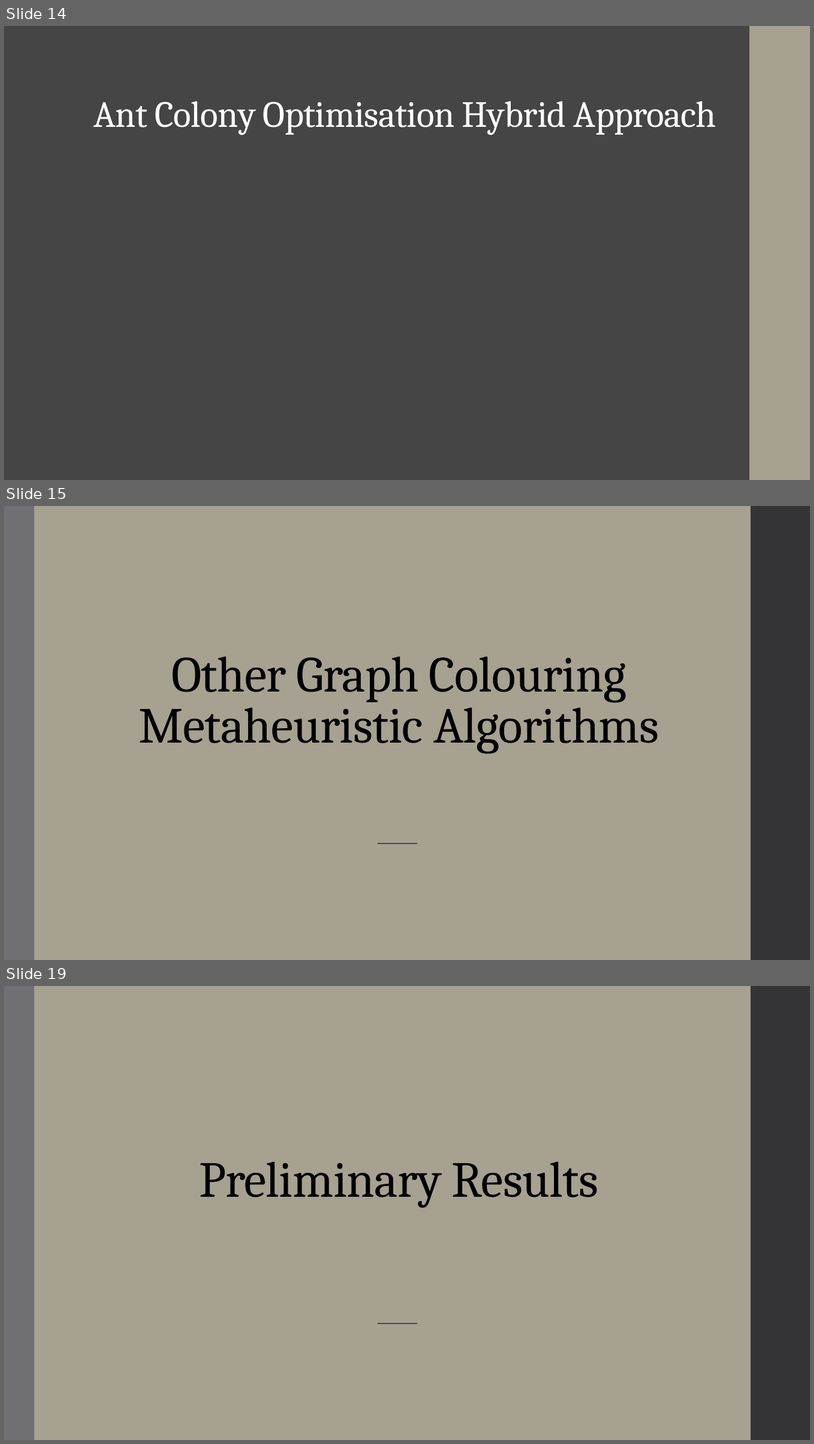
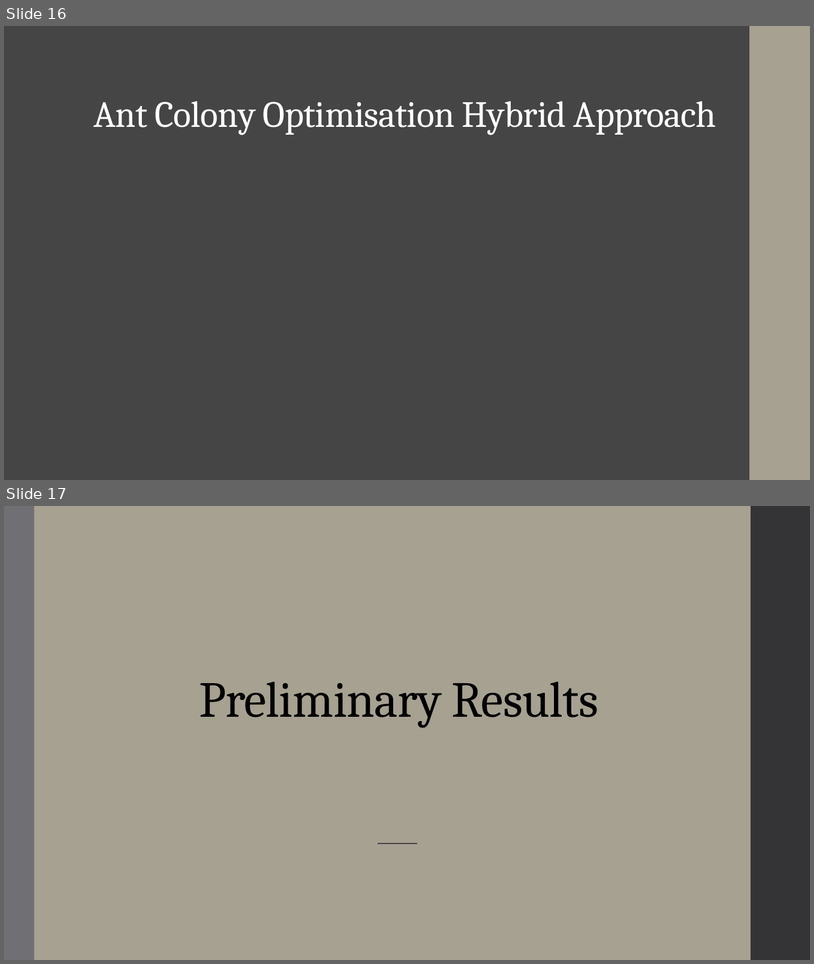
Before and after one commit to jwhowes/project, a slide deck: presentation_1_shorter.pptx. Shown one above the other, each under a label of ours: slides 14, 15 and 19 before the commit, slides 16 and 17 after it; the slides between them are not shown. The pictures are 814x1444 and 814x964 pixels, drawn with LibreOffice and Linux fonts; fonts in the diff are those of the drawing; grey boxes stand for pictures. Boxes give left, top, right and bottom in pixels: in the first picture for what was removed or moved away, otherwise in the second. Text is boxed around its words. In the diff, an @@ line names an element or a change of style, - is before the commit and + after.

```diff
--- a/presentation_1_shorter.pptx
+++ b/presentation_1_shorter.pptx
@@ slide 15 removed at bbox=[4, 506, 810, 960], background #A7A192; not listed: 1 template element that a slide beside it also shows @@
@@ rectangle removed at bbox=[4, 506, 34, 960] @@
@@ title removed at bbox=[138, 656, 659, 754] @@
-Other Graph Colouring Metaheuristic Algorithms
@@ line removed from (417, 843) to (378, 843) @@
@@ what was slide 14 is now slide 16 @@
@@ what was slide 19 is now slide 17 @@
```
Also in this commit, not shown: 6 slides changed, 2 slides added, 3 other slides removed, 3 other files.
